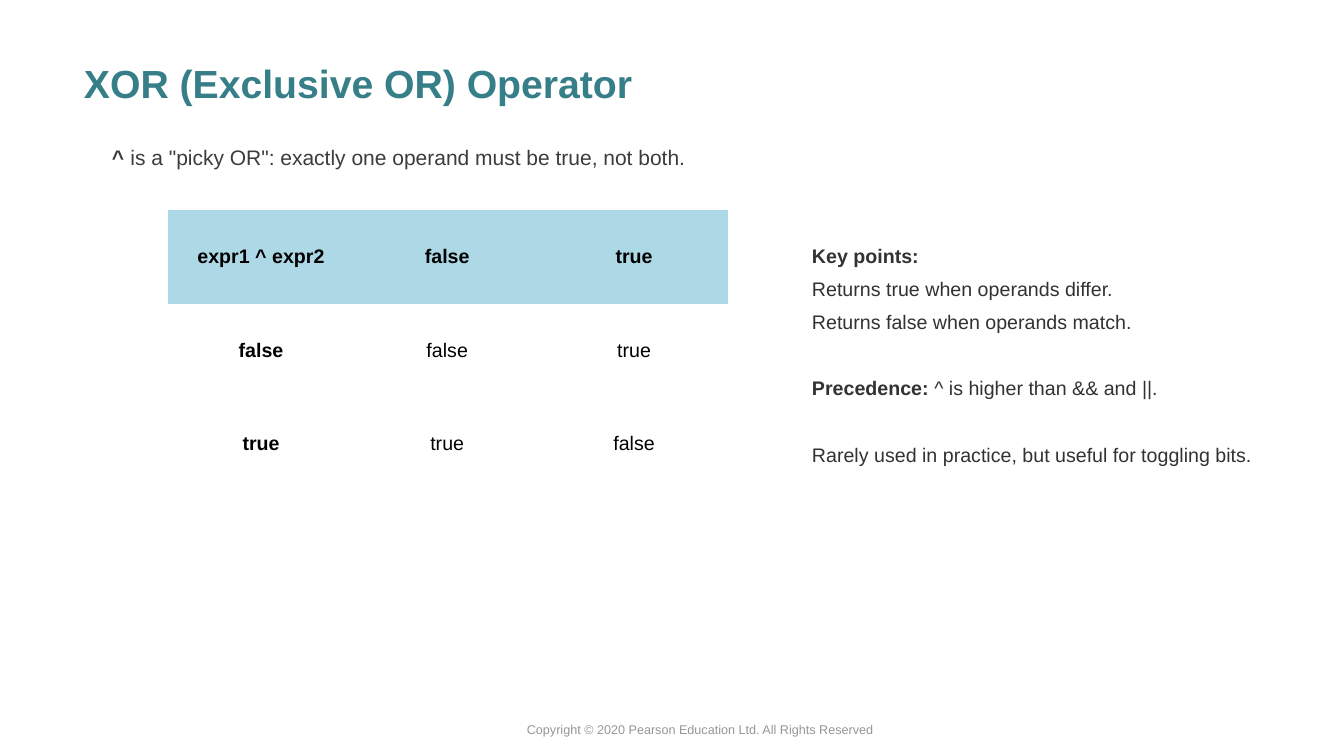
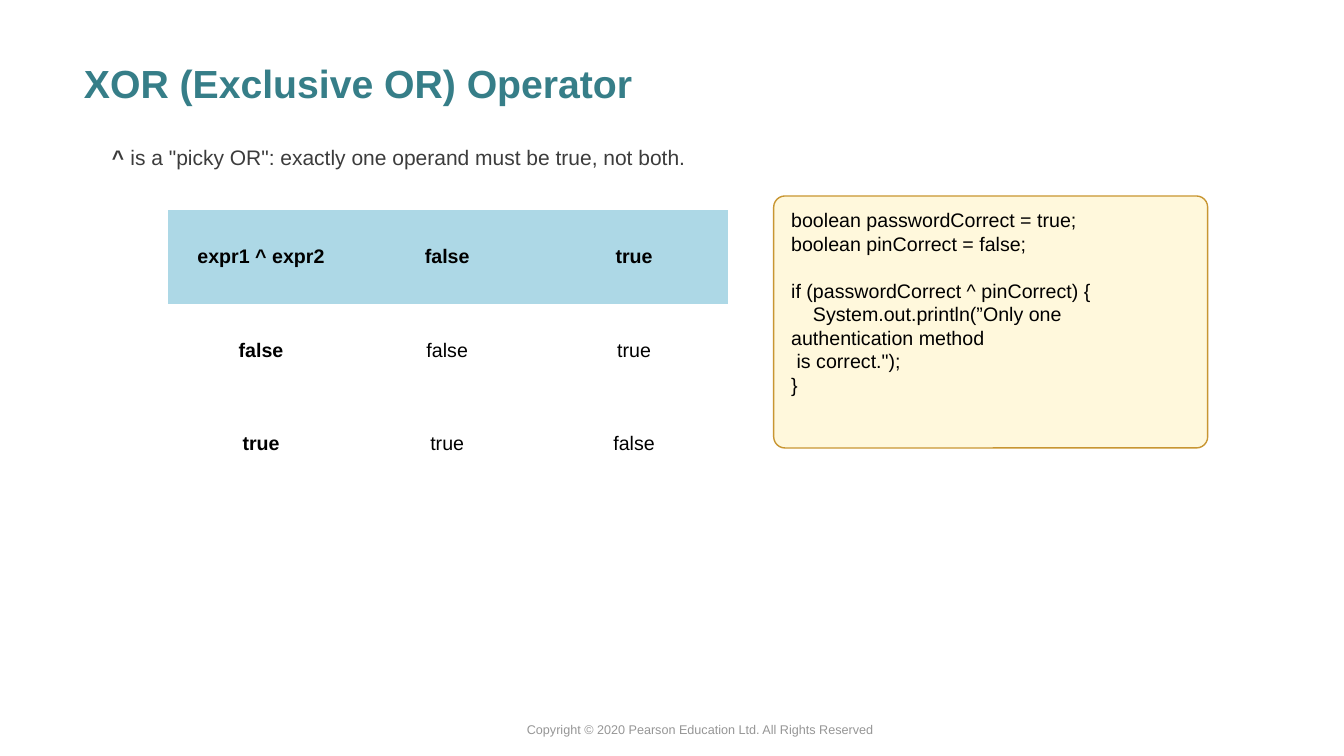
Before and after one commit to xiaoleibi/DMU26, a slide deck: slide 7 of ppt/Uge39_Selection.pptx. Drawn at 1344x756 pixels with LibreOffice and Linux fonts; fonts in the diff are those of the drawing. Boxes give left, top, right and bottom in pixels: in the first picture for what was removed or moved away, otherwise in the second. Text is boxed around its words. In the diff, an @@ line names an element or a change of style, - is before the commit and + after.

```diff
--- a/ppt/Uge39_Selection.pptx
+++ b/ppt/Uge39_Selection.pptx
@@ rounded rectangle added at bbox=[774, 196, 1209, 448], fill #FFF8DC, outline #C89632 1 pt @@
@@ text at bbox=[791, 212, 1078, 372]: text changed; text colour #323232 to #000000 @@
-Key points:
-Returns true when operands differ.
-Returns false when operands match.
-Precedence: ^ is higher than && and ||.
-Rarely used in practice, but useful for toggling bits.
+boolean passwordCorrect = true;
+boolean pinCorrect = false;
+if (passwordCorrect ^ pinCorrect) {
+System.out.println(”Only one
+authentication method
+is correct.");
+}
```
Also in this commit, not shown: 14 other slides changed, 3 slides added, 7 slides removed.
